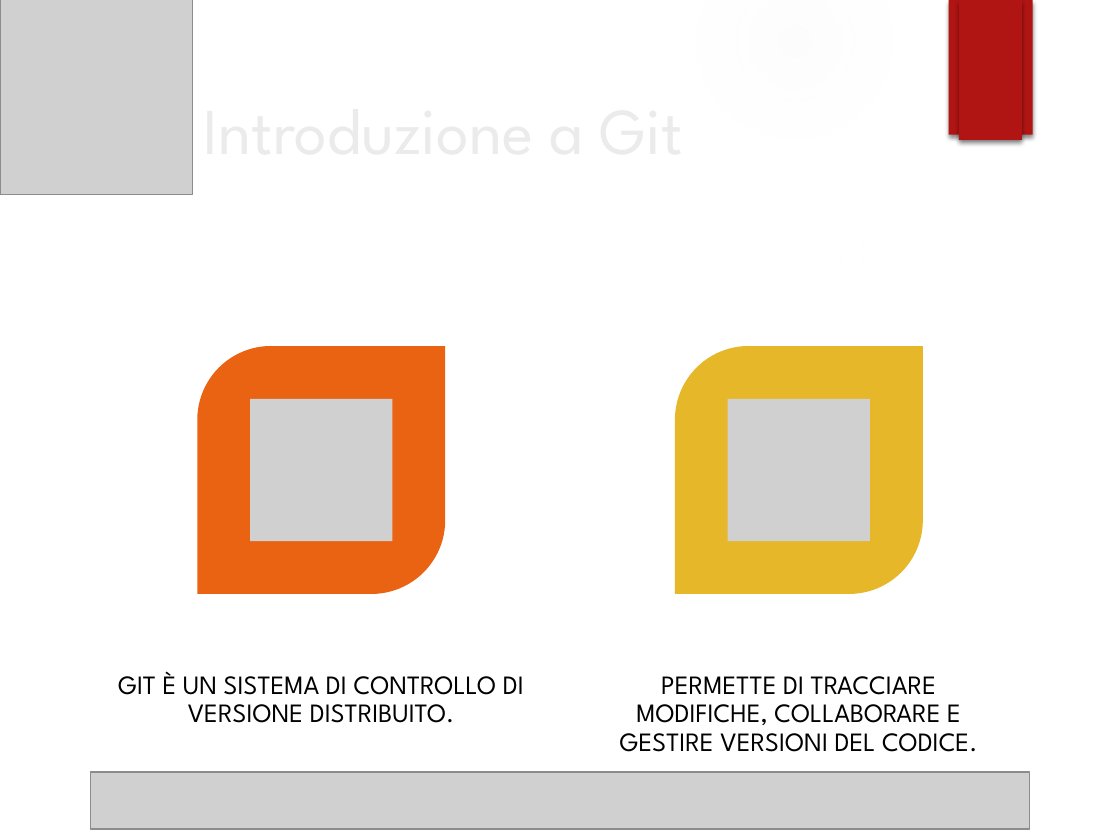
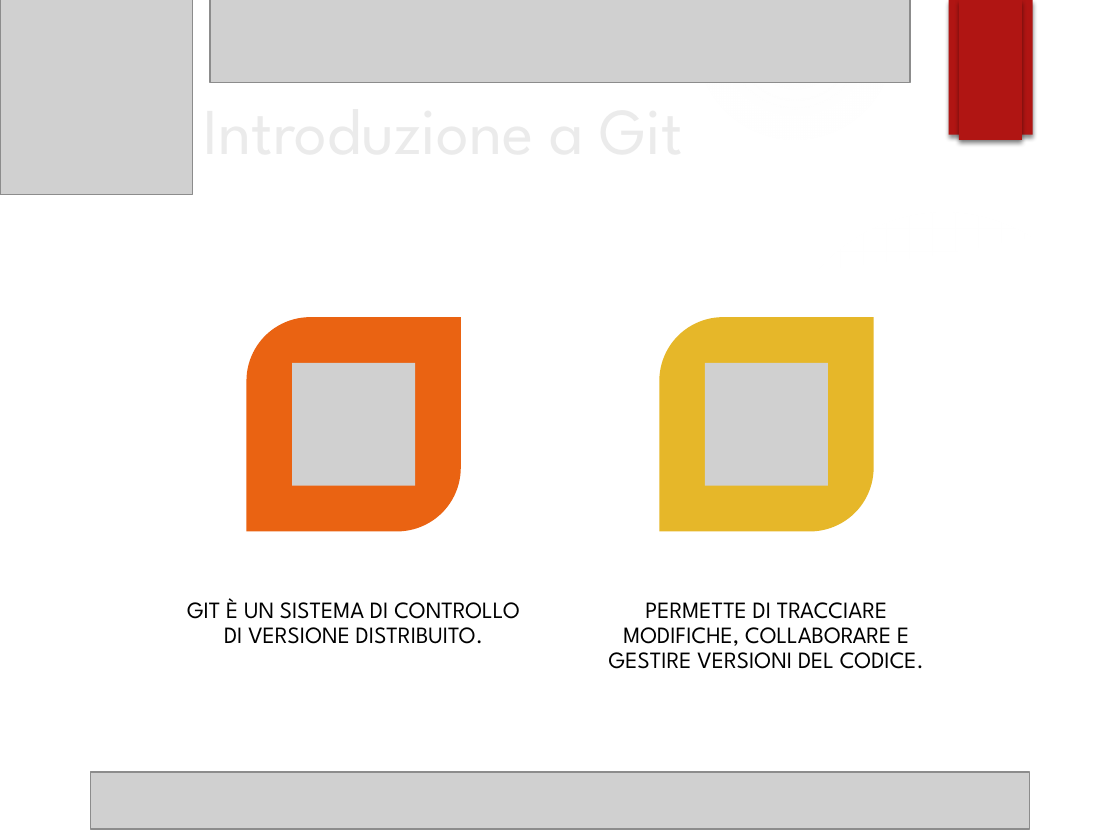
Before and after one commit to MattiaTiozzoDev/AngularStartCourse, a slide deck: slide 1 of Presentazione_Comandi_Git.pptx. Drawn at 1120x840 pixels with LibreOffice and Linux fonts; fonts in the diff are those of the drawing; grey boxes stand for pictures; background and template pictures are left out. Boxes give left, top, right and bottom in pixels: in the first picture for what was removed or moved away, otherwise in the second. Text is boxed around its words. In the diff, an @@ line names an element or a change of style, - is before the commit and + after.

```diff
--- a/Presentazione_Comandi_Git.pptx
+++ b/Presentazione_Comandi_Git.pptx
@@ picture added at <box>209,0,909,82</box> @@
@@ round diag rect: place and size @@
-round diag rect at <box>197,346,445,594</box>
+round diag rect at <box>246,317,460,531</box>
@@ round diag rect: place and size @@
-round diag rect at <box>675,346,923,594</box>
+round diag rect at <box>660,317,874,531</box>
@@ picture added at <box>292,363,416,486</box> @@
@@ picture: place and size @@
-picture at <box>728,399,870,541</box>
+picture at <box>704,363,828,486</box>
@@ picture removed at <box>250,399,392,541</box> @@
@@ text "GIT È UN SISTEMA DI ..." at <box>187,598,520,644</box>: size 17 to 15 pt @@
@@ text "GIT È UN SISTEMA DI ...": place and size @@
-text "GIT È UN SISTEMA DI ..." at <box>118,671,524,723</box>
+text "GIT È UN SISTEMA DI ..." at <box>187,598,520,644</box>
@@ text "PERMETTE DI TRACCIARE MODIFICHE, COLLABORARE ...": place and size @@
-text "PERMETTE DI TRACCIARE MODIFICHE, COLLABORARE ..." at <box>620,676,978,752</box>
+text "PERMETTE DI TRACCIARE MODIFICHE, COLLABORARE ..." at <box>609,602,924,669</box>
@@ text "PERMETTE DI TRACCIARE MODIFICHE, COLLABORARE ..." at <box>609,602,924,669</box>: size 17 to 15 pt @@
```
Also in this commit, not shown: 7 other slides changed, 1 other file.
